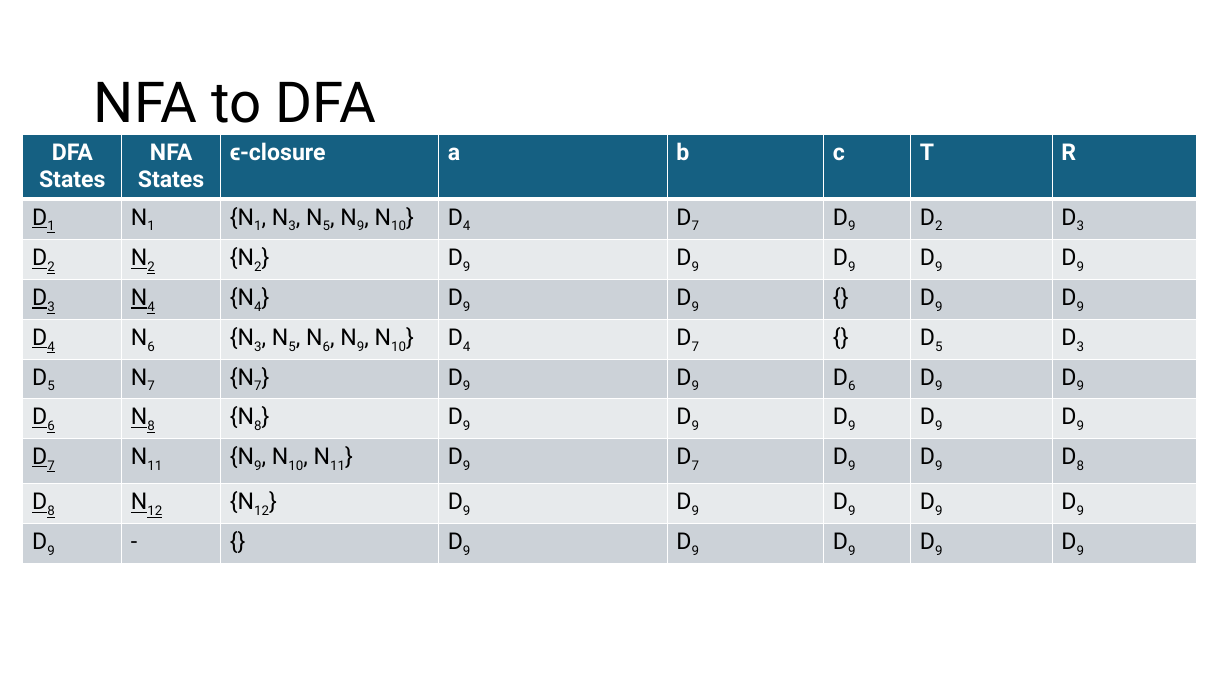
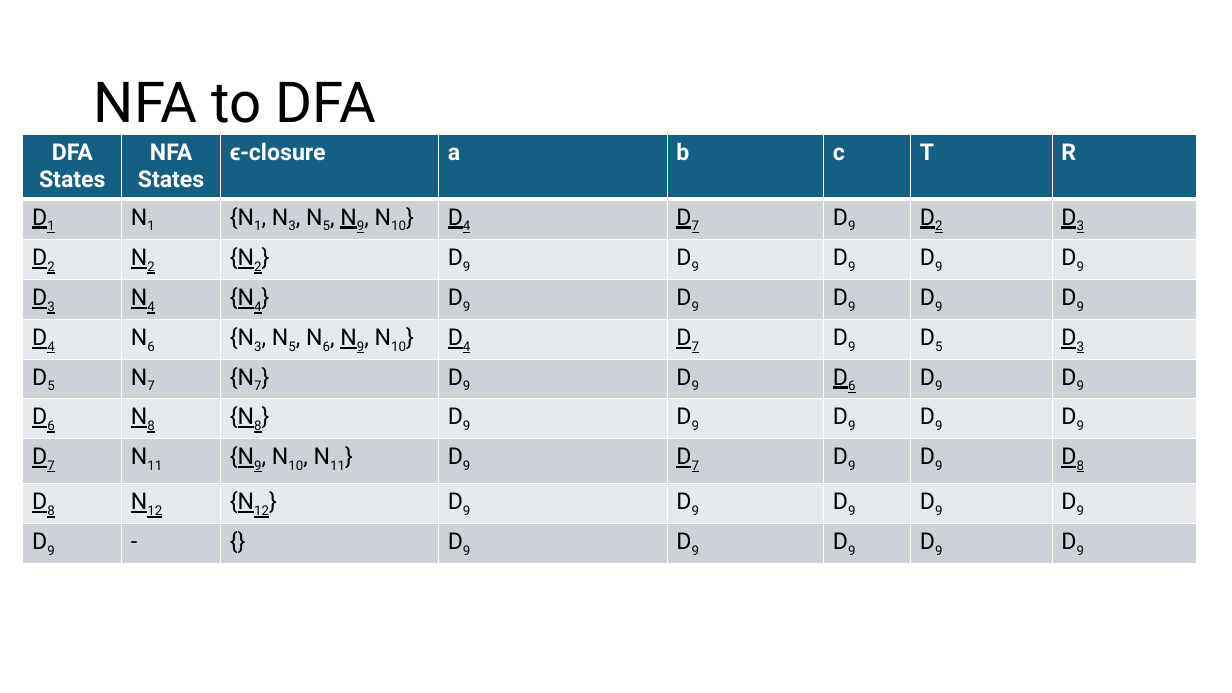
Before and after one commit to Danieldv-s/Research-Materials, a slide deck: slide 15 of Syntax-Analysis/Section2.13Expansion.pptx (slide 14 before the commit). Drawn at 1232x693 pixels with LibreOffice and Linux fonts; fonts in the diff are those of the drawing. Boxes give left, top, right and bottom in pixels: in the first picture for what was removed or moved away, otherwise in the second. Text is boxed around its words. In the diff, an @@ line names an element or a change of style, - is before the commit and + after.

```diff
--- a/Syntax-Analysis/Section2.13Expansion.pptx
+++ b/Syntax-Analysis/Section2.13Expansion.pptx
@@ table at (x1=23, y1=134, x2=1197, y2=559) @@
-row 4, column 6: {}
+row 4, column 6: D9
-row 5, column 6: {}
+row 5, column 6: D9
@@ underline on in "N9,", "D4", "D7", "D2" and 13 more places @@
```
Also in this commit, not shown: 11 other slides changed, 2 slides added.
